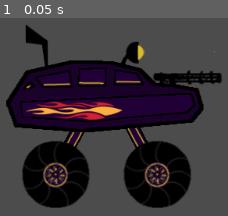
Above: before the commit, frame 1.
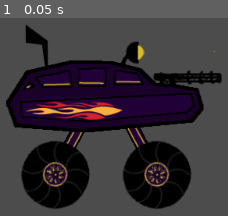
Above: after the commit, the same moment.

Repository: YanivOr/x-rover
Game: Godot game, scene res://Vehicle.tscn
The game is run twice, just before and just after one commit, with the same random seed, the same clock (stepped at 60 frames per second) and the same inputs. The project has no main scene, so this scene is started directly.
Inputs:
- Up to frame 1 (0.05 s): no input

The runs differ from the first frame. In frame 1, 1.7% of the frame differs, in the area x 9-84%, y 62-97%.

Commit message:
wheels animation

Diff:
--- a/godot/Vehicle.tscn
+++ b/godot/Vehicle.tscn
@@ -6,6 +6,34 @@
 [ext_resource path="res://assets/vehicle/flashlight.png" type="Texture" id=4]
 [ext_resource path="res://assets/vehicle/vulcan.png" type="Texture" id=5]
 [ext_resource path="res://assets/vehicle/wheel.png" type="Texture" id=6]
+
+[sub_resource type="Animation" id=1]
+resource_name = "moving-1"
+length = 2.0
+tracks/0/type = "value"
+tracks/0/path = NodePath("wheel - r:rotation_degrees")
+tracks/0/interp = 1
+tracks/0/loop_wrap = true
+tracks/0/imported = false
+tracks/0/enabled = true
+tracks/0/keys = {
+"times": PoolRealArray( 0, 2 ),
+"transitions": PoolRealArray( 1, 1 ),
+"update": 0,
+"values": [ 0.0, 1200.0 ]
+}
+tracks/1/type = "value"
+tracks/1/path = NodePath("wheel - l:rotation_degrees")
+tracks/1/interp = 1
+tracks/1/loop_wrap = true
+tracks/1/imported = false
+tracks/1/enabled = true
+tracks/1/keys = {
+"times": PoolRealArray( 0, 2 ),
+"transitions": PoolRealArray( 1, 1 ),
+"update": 0,
+"values": [ 0.0, 1200.0 ]
+}
 
 [node name="Vehicle" type="Node2D"]
 
@@ -36,8 +64,13 @@
 
 [node name="wheel - r" type="Sprite" parent="."]
 position = Vector2( 553.056, 294.321 )
+rotation = 20.944
 texture = ExtResource( 6 )
 
 [node name="wheel - l" type="Sprite" parent="."]
 position = Vector2( 423.056, 294.321 )
+rotation = 20.944
 texture = ExtResource( 6 )
+
+[node name="AnimationPlayer" type="AnimationPlayer" parent="."]
+anims/moving-1 = SubResource( 1 )
Not shown: 1 places in godot/Vehicle.tscn that only renumber resources
